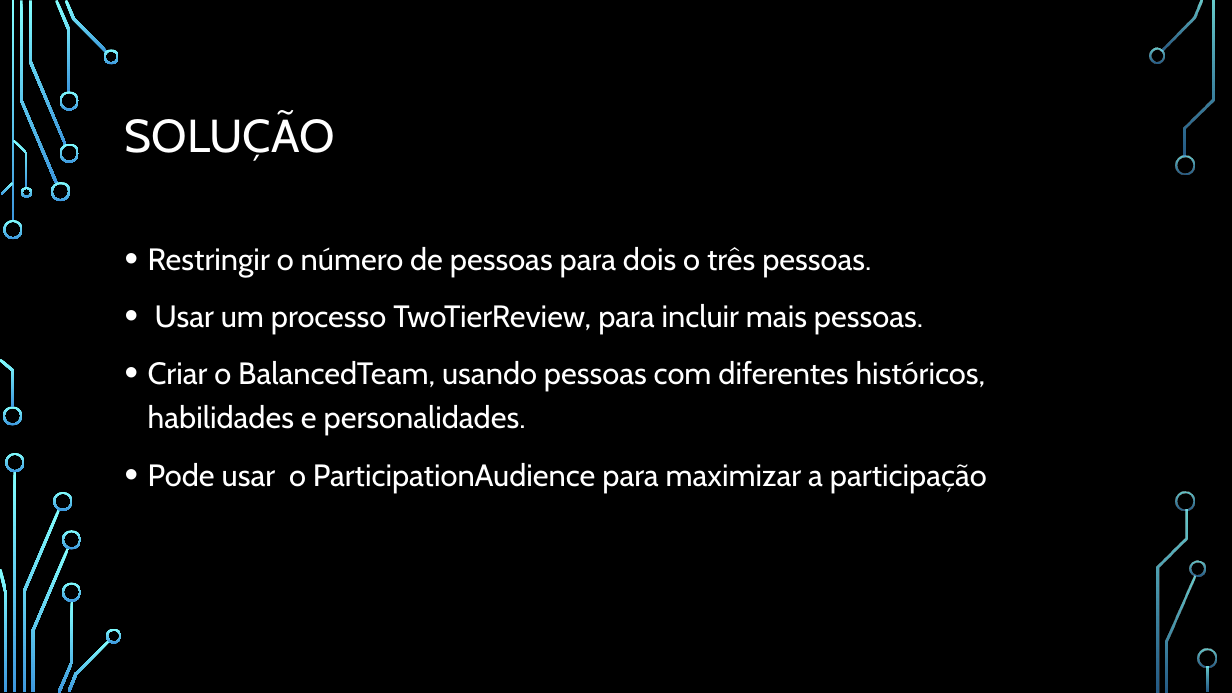
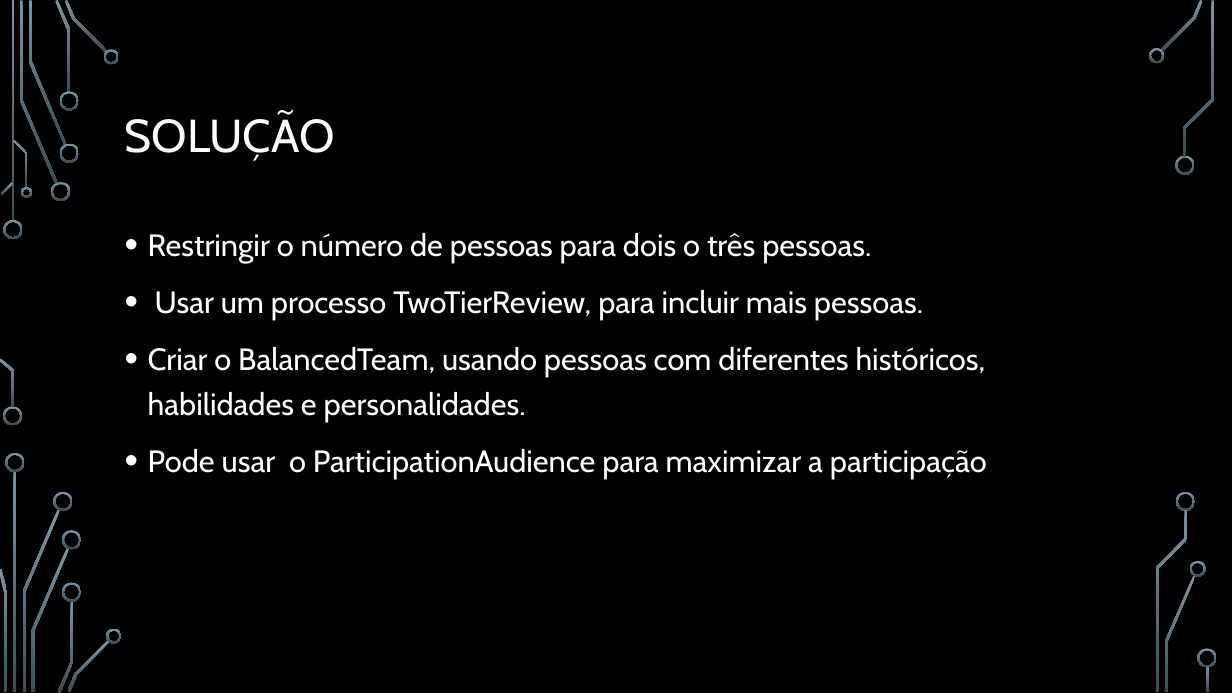
Before and after one commit to VPG6700/IPG-Engenharia-de-Software-II, a slide deck: slide 4 of Resumo-Padrões/SmallWritingTeam.pptx. Drawn at 1232x693 pixels with LibreOffice and Linux fonts; fonts in the diff are those of the drawing; background and template pictures are left out. Boxes give left, top, right and bottom in pixels: in the first picture for what was removed or moved away, otherwise in the second. Text is boxed around its words. In the diff, an @@ line names an element or a change of style, - is before the commit and + after.

```diff
--- a/Resumo-Padrões/SmallWritingTeam.pptx
+++ b/Resumo-Padrões/SmallWritingTeam.pptx
@@ fill gradient #82FFFF to #3D97DE to gradient #7C96A3 to #3B4C54 in 36 elements at [4, 220, 23, 239], [3, 407, 22, 426], [20, 1, 57, 184], [51, 182, 70, 201], [29, 1, 66, 145], [55, 0, 71, 92], [59, 143, 79, 163], [59, 91, 79, 111], [65, 0, 107, 54], [104, 49, 120, 64], [1, 182, 14, 195], [0, 359, 14, 408], [13, 140, 28, 188], [20, 187, 31, 198], [14, 471, 17, 692], [22, 509, 59, 691], [6, 453, 25, 472], [0, 568, 6, 691], [54, 492, 73, 511], [31, 548, 69, 692], [57, 601, 73, 693], [62, 531, 81, 550], [62, 582, 81, 602], [67, 640, 110, 692], [106, 628, 122, 643], [1161, 0, 1203, 52], [1149, 48, 1165, 64], [1176, 155, 1195, 175], [1165, 576, 1196, 692], [1190, 561, 1206, 577], [1184, 1, 1214, 157], [1177, 492, 1196, 511], [1156, 510, 1188, 692], [1198, 649, 1217, 668], [1207, 666, 1210, 692], [11, 1, 14, 222] @@
@@ text "Restringir o número de pessoas ...": place and size @@
-text "Restringir o número de pessoas ..." at [148, 247, 987, 492]
+text "Restringir o número de pessoas ..." at [148, 233, 987, 479]
```
Also in this commit, not shown: 2 other slides changed, 4 slides added, 1 slide removed.
